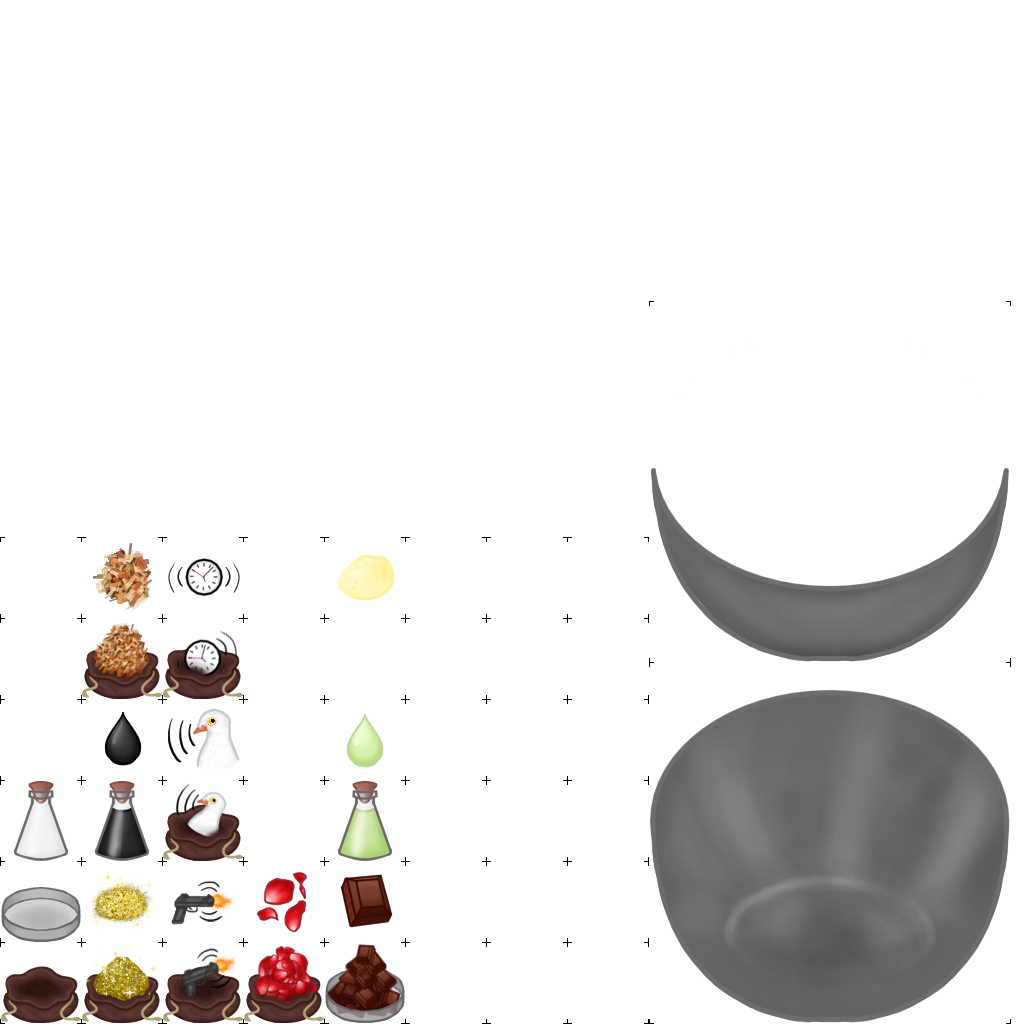
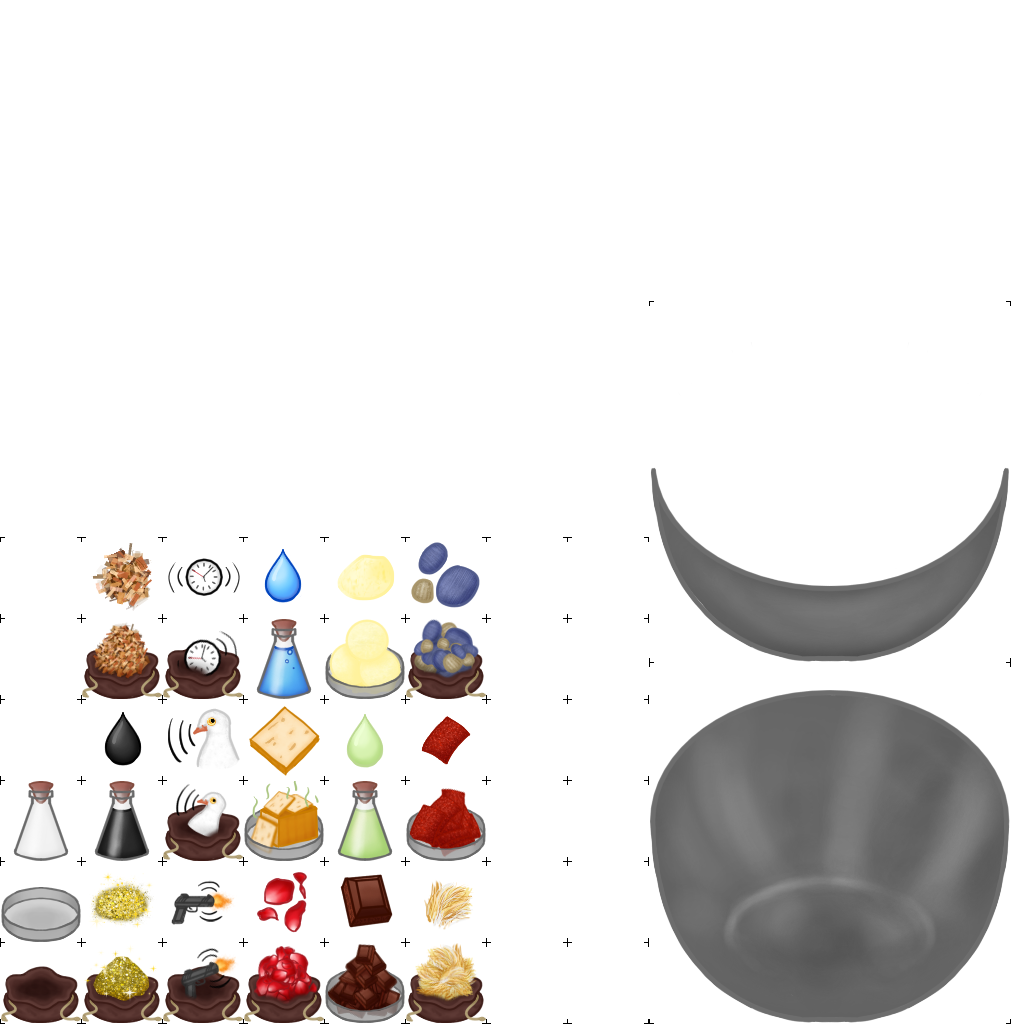
The second 1024x1024 image is a revision of the first. Changes to its layers:
painted on "80px 8x6 grid" over [244,542,486,1023]
added group "touch" with 6 layers above "taste" over [406,542,486,1023]
added layer "bowl beach pebbles.png" in group "touch" over [411,542,483,670]
added layer "ingredient beach pebbles.png" in group "touch" over [406,619,486,747]
added layer "bowl sand paper.png" in group "touch" over [421,716,471,765]
added layer "ingredient sand paper.png" in group "touch" over [406,788,486,909]
added layer "bowl cat fuzz.png" in group "touch" over [424,880,474,930]
added layer "ingredient cat fuzz.png" in group "touch" over [406,943,486,1023]
added layer "ingredient vanilla icecream.png" in group "taste" over [325,619,453,747]
added layer "bowl dish soap.png" in group "smell" over [264,549,302,603]
added layer "ingredient dish soap.png" in group "smell" over [249,619,372,747]
added layer "bowl limburger.png" in group "smell" over [249,706,324,834]
added layer "ingredient limburger.png" in group "smell" over [244,781,324,861]
